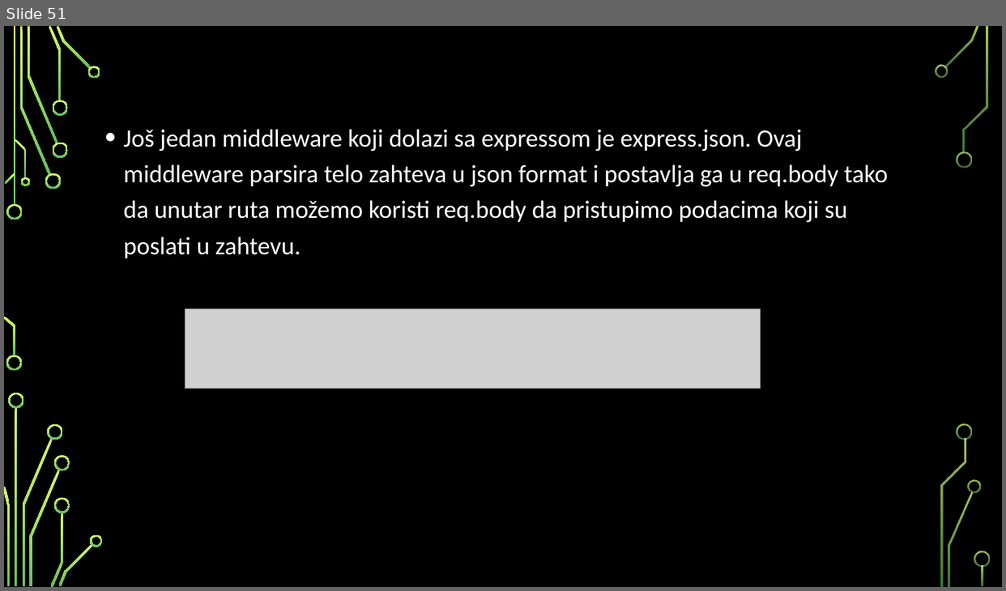
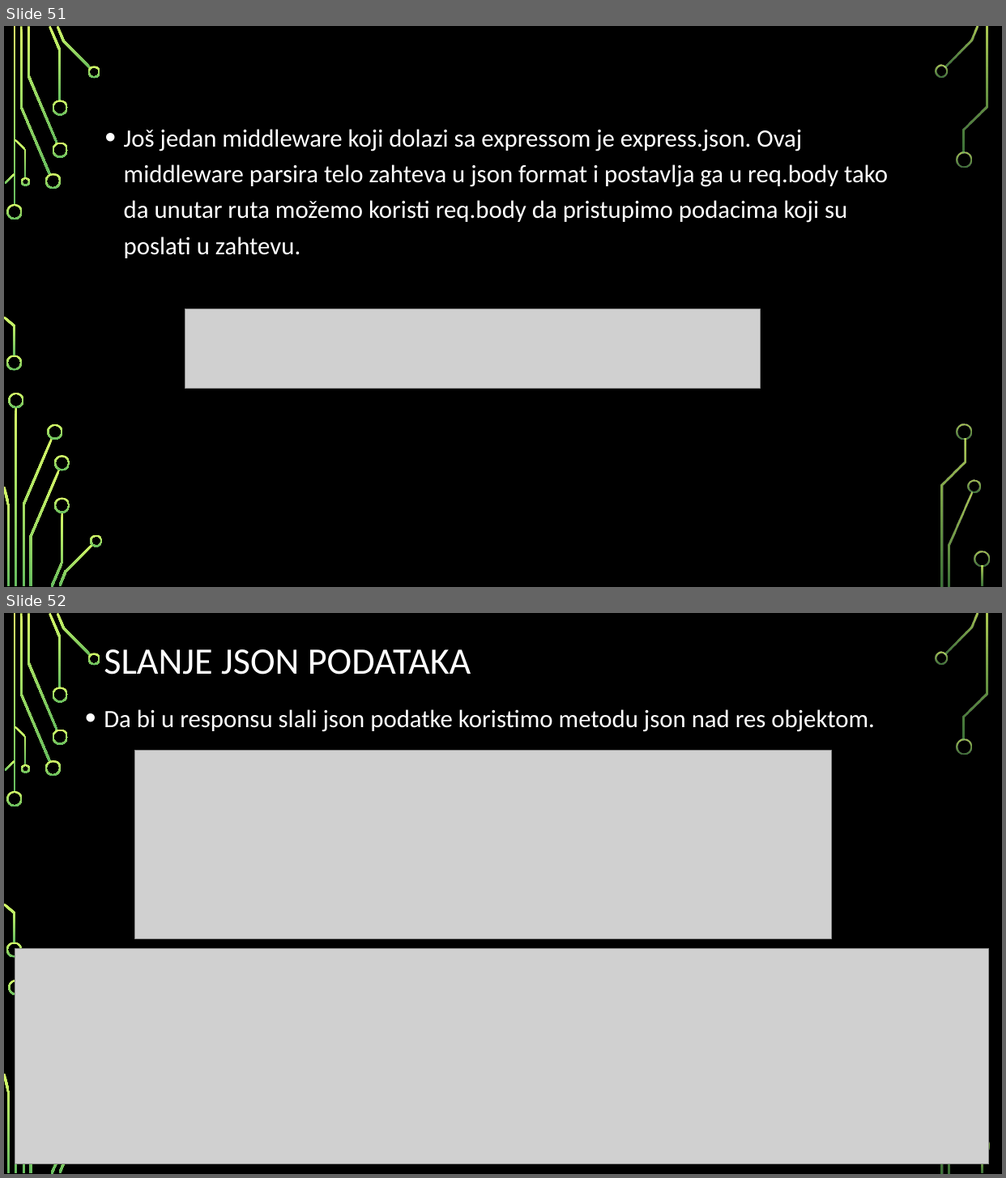
Before and after one commit to MihajloMilojevic/Sekcija, a slide deck: Nodejs/Node.js - prezentacija.pptx. Shown one above the other, each under a label of ours: slide 51 before the commit, slides 51 and 52 after it. The pictures are 1006x591 and 1006x1178 pixels, drawn with LibreOffice and Linux fonts; fonts in the diff are those of the drawing; grey boxes stand for pictures; background and template pictures are left out. Boxes give left, top, right and bottom in pixels: in the first picture for what was removed or moved away, otherwise in the second. Text is boxed around its words. In the diff, an @@ line names an element or a change of style, - is before the commit and + after.

```diff
--- a/Nodejs/Node.js - prezentacija.pptx
+++ b/Nodejs/Node.js - prezentacija.pptx
@@ slide 52 added at (4,613,1002,1174), background picture (left out); not listed: 30 template elements that a slide beside it also shows @@
@@ title added at (104,649,471,675), 36 pt, text #FFFFFF @@
+SLANJE JSON PODATAKA
@@ text added at (104,709,875,732), 24 pt, text #FFFFFF @@
+• Da bi u responsu slali json podatke koristimo metodu json nad res objektom.
@@ picture added at (135,750,831,939) @@
@@ picture added at (15,949,988,1165) @@
```
Also in this commit, not shown: 4 other slides added, 5 other files.
